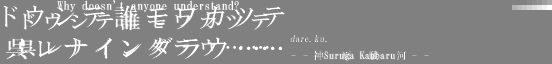
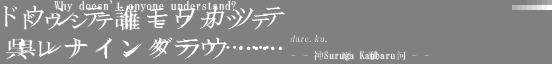
Layered file, before and after one edit (w=552, h=64). Changes by layer:
painted on "Why doesn’t anyone understand? ドウシテ誰モワカツテ 呉レナインダラウ……" over [54, 0, 239, 12]
